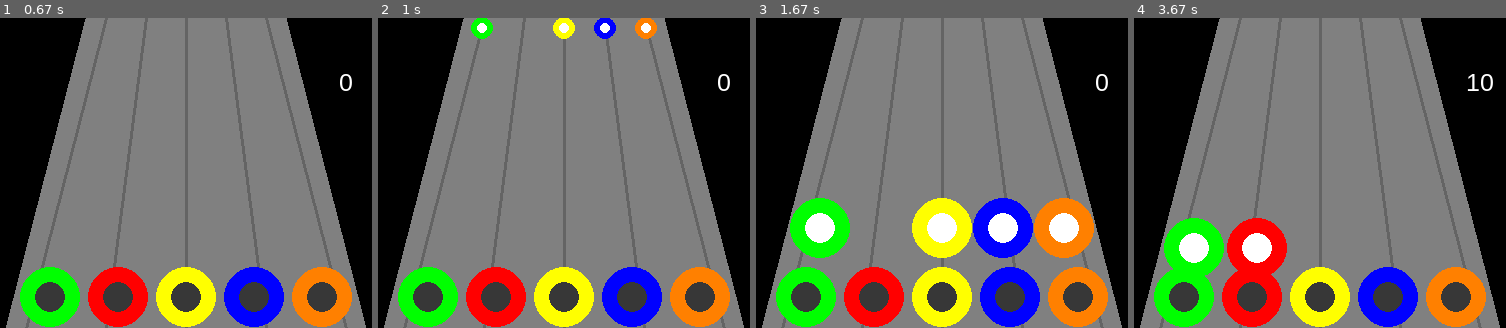
Above: before the commit, frames 1-4 (left to right).
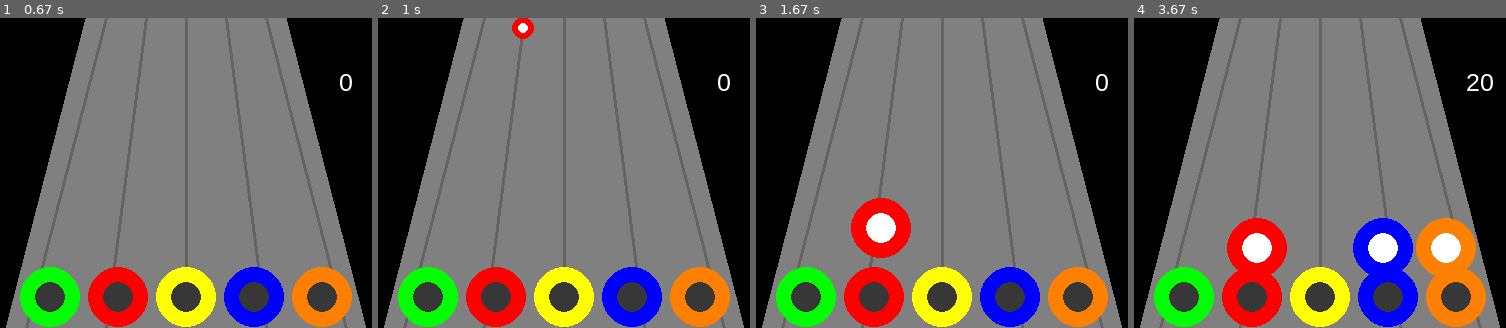
Above: after the commit, the same moments.

Repository: romulofff/gym-hero
Game: pygame game, started from src/gh_pygame.py
Two runs of this game, one before a commit and one after it. Both use one fixed random seed, a clock stepped at 60 frames per second and the inputs below.
Inputs:
- Up to frame 1 (0.67 s): no input
- Up to frame 2 (1 s): no input
- Up to frame 3 (1.67 s): no input
- Up to frame 4 (3.67 s): hold S 1.9-2.37 s; hold A 2.4-2.8 s; hold D 2.83-3.47 s; hold S from 3.5 s (still down)

Frame 1 is identical in both runs. In frame 2, 1.6% of the frame differs, in the area x 25-75%, y 0-7%; in frame 3, 12%, in the area x 9-91%, y 58-78%; in frame 4, 6.8%.

Commit message:
small formatting

Diff:
--- a/src/gh_pygame.py
+++ b/src/gh_pygame.py
@@ -39,6 +39,7 @@
         return new_x, new_y, new_notes
     return new_x, new_y, False
 
+
 def update_radius(old_radius):
     """Updates the Circles radius"""
     if old_radius >= 5 and old_radius < 30:
@@ -72,6 +73,7 @@
     draw.circle(screen, gray, (268, target_y), target_inner_radius)
     draw.circle(screen, gray, (336, target_y), target_inner_radius)
 
+
 def draw_notes(should_draw):
     """ Draw notes according to list """
     if should_draw[0]:
@@ -93,6 +95,7 @@
     if should_draw[4]:
         draw.circle(screen, (255, 128, 0), (x[4], Y), radius)
         draw.circle(screen, white, (x[4], Y), int(radius/2))
+
 
 def draw_line(screen):
     """ Draw the lines where the notes will roll """
@@ -104,6 +107,21 @@
     draw.line(screen, (100, 100, 100), (280, 0), (360, height), 3)
 
 
+interval = 1.0
+def check_if_close(elapsed_time, times):
+    print("TIMES:", times)
+    for time in times:
+        print("TIME:", time)
+        if elapsed_time - interval <= time <= elapsed_time + interval:
+            # if time - interval <= elapsed_time <= time + interval:
+
+            print(elapsed_time, time+interval, time-interval, time, True)
+            return True
+        print(elapsed_time, time+interval, time-interval, time, False)
+
+    return False
+
+
 def handle_event(event_obj, pressed, score):
     """ Handles an event """
     if event_obj.type == pygame.KEYDOWN:
@@ -133,6 +151,7 @@
 
 
 font_name = pygame.font.match_font('arial')
+
 
 def draw_score(score_screen, score_points, size):
     """ Draws score points on the screen """
@@ -161,7 +180,8 @@
         # Update Phase
         if NEW_NOTES:
             for i in range(len(shouldBePressed)):
-                shouldBePressed[i] = shouldBeDrawn[i] = bool(random.getrandbits(1))
+                shouldBePressed[i] = shouldBeDrawn[i] = bool(
+                    random.getrandbits(1))
             print(shouldBePressed)
 
         for event in pygame.event.get():
@@ -170,7 +190,6 @@
                 DONE = True
             else:
                 SCORE = handle_event(event, shouldBePressed, SCORE)
-
 
         # Moving notes on screen
         x, Y, NEW_NOTES = move_notes(x, Y, NEW_NOTES)
@@ -178,7 +197,6 @@
             radius = update_radius(radius)
         else:
             radius = 10
-
 
         # Drawing Phase
         screen.fill(black)
